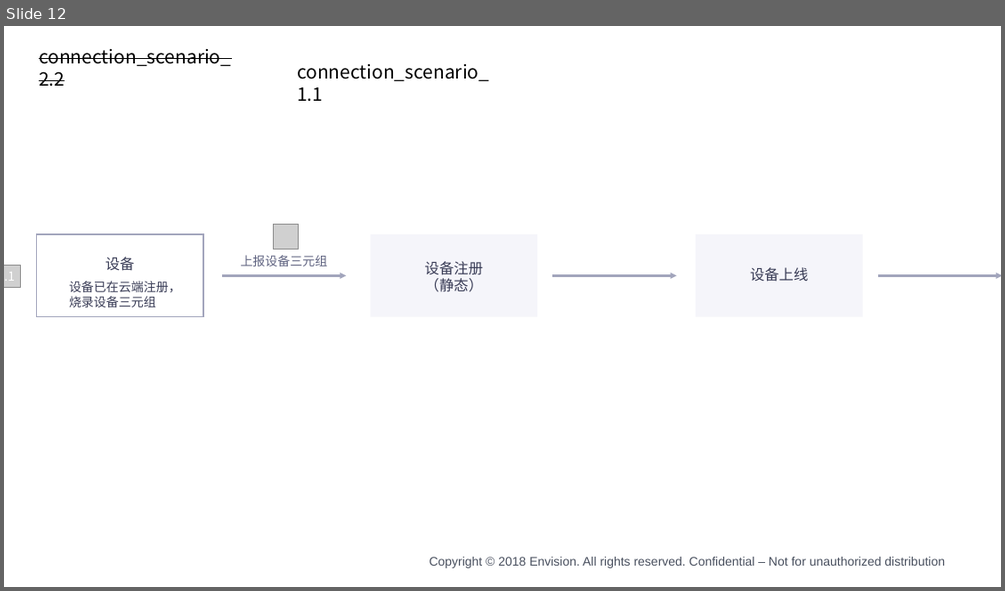
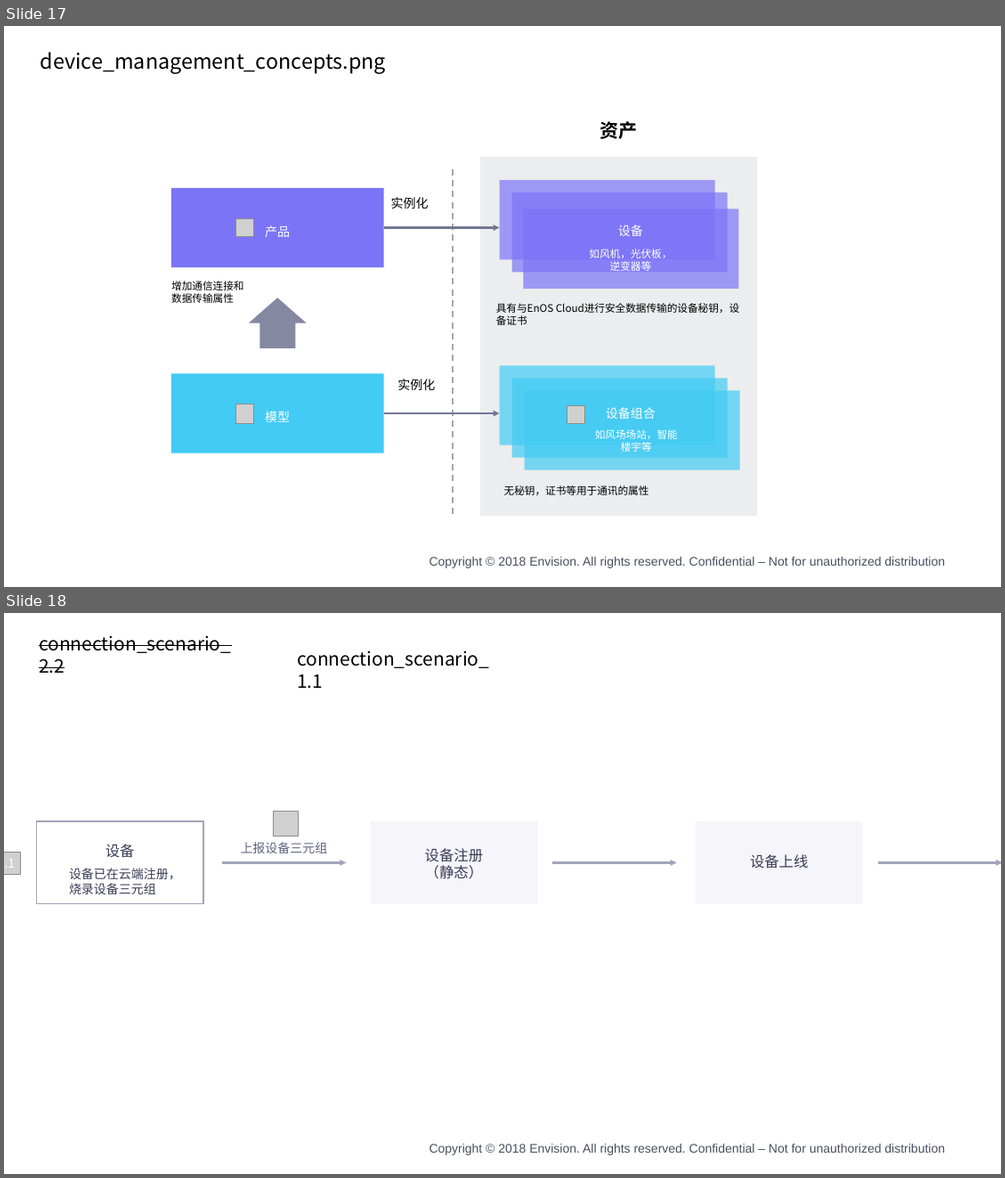
Before and after one commit to EnvisionDoc/device_connection_zh, a slide deck: media/device_zh.pptx. Shown one above the other, each under a label of ours: slide 12 before the commit, slides 17 and 18 after it. The pictures are 1005x591 and 1005x1178 pixels, drawn with LibreOffice and Linux fonts; fonts in the diff are those of the drawing; grey boxes stand for pictures; background and template pictures are left out. Boxes give left, top, right and bottom in pixels: in the first picture for what was removed or moved away, otherwise in the second. Text is boxed around its words. In the diff, an @@ line names an element or a change of style, - is before the commit and + after.

```diff
--- a/media/device_zh.pptx
+++ b/media/device_zh.pptx
@@ slide 17 added at (4,26,1001,587), background #FFFFFF; not listed: 1 template element that a slide beside it also shows @@
@@ text added at (40,52,386,74), 20 pt, text #000000 @@
+device_management_concepts.png
@@ group added at (171,121,758,516): 10 texts, 7 rectangles, 3 pictures, 2 rounded rectangles, 2 arrows, 1 line, 1 down arrow @@
+产品
+模型
+实例化
+实例化
+增加通信连接和数据传输属性
+设备
+设备组合
+具有与EnOS Cloud进行安全数据传输的设备秘钥，设备证书
+无秘钥，证书等用于通讯的属性
+资产
+如风机，光伏板，逆变器等
+如风场场站，智能楼宇等
@@ what was slide 12 is now slide 18 @@
```
Also in this commit, not shown: 5 slides changed, 5 other slides added, 5 slides removed, 10 other files.
